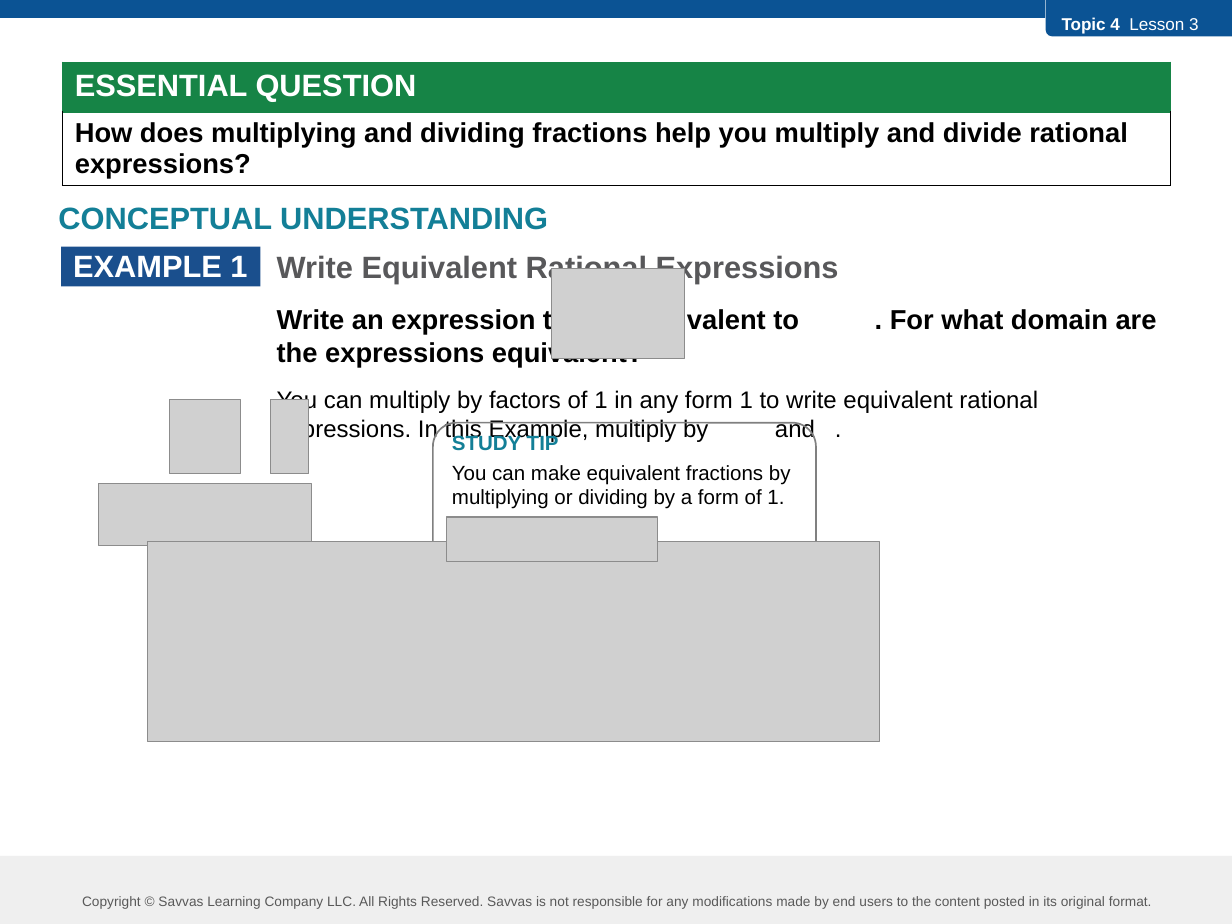
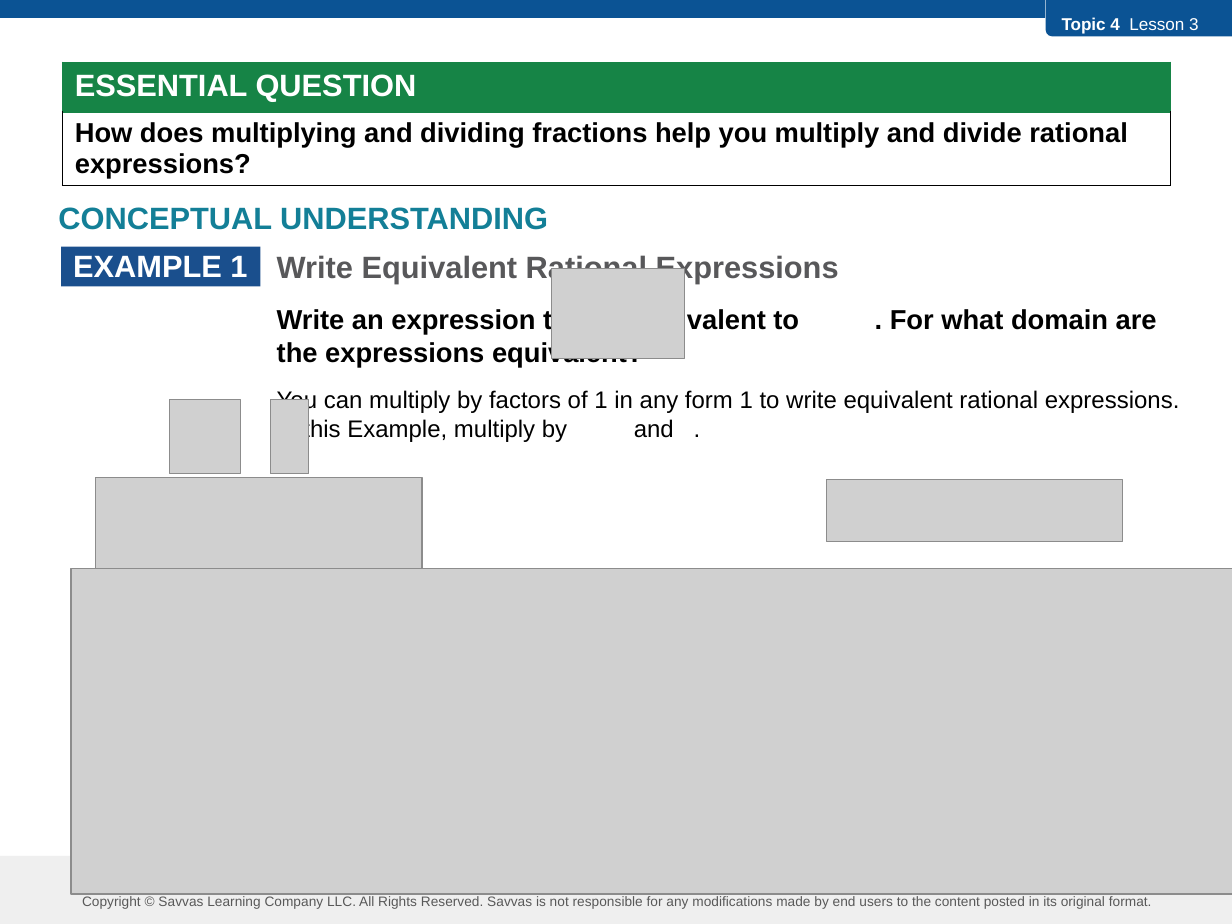
Before and after one commit to robjohncolson/feb25-25, a slide deck: slide 7 of L4-3.pptx (slide 3 before the commit). Drawn at 1232x924 pixels with LibreOffice and Linux fonts; fonts in the diff are those of the drawing; grey boxes stand for pictures. Boxes give left, top, right and bottom in pixels: in the first picture for what was removed or moved away, otherwise in the second. Text is boxed around its words. In the diff, an @@ line names an element or a change of style, - is before the commit and + after.

```diff
--- a/L4-3.pptx
+++ b/L4-3.pptx
@@ text "Write Equivalent Rational Expressions" rewrapped from <box>277,254,1157,443</box> to <box>277,254,1180,443</box> @@
@@ rounded rectangle removed at <box>432,423,816,565</box> @@
-STUDY TIP
-You can make equivalent fractions by multiplying or dividing by a form of 1.
@@ picture: place and size @@
-picture at <box>99,484,312,546</box>
+picture at <box>96,477,423,572</box>
@@ picture: place and size @@
-picture at <box>446,517,657,562</box>
+picture at <box>827,479,1122,541</box>
@@ picture: place and size @@
-picture at <box>148,542,880,742</box>
+picture at <box>71,568,1232,893</box>
```
Also in this commit, not shown: 7 other slides changed, 9 slides added, 2 slides removed, 7 other files.
